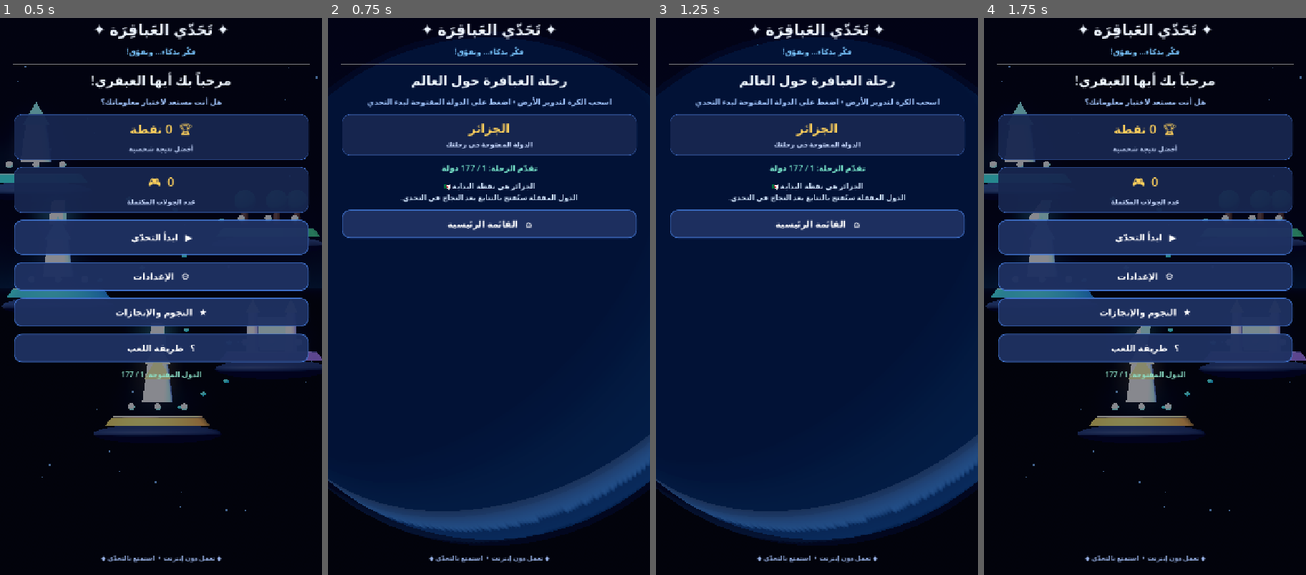
Above: before the commit, frames 1-4 (left to right).
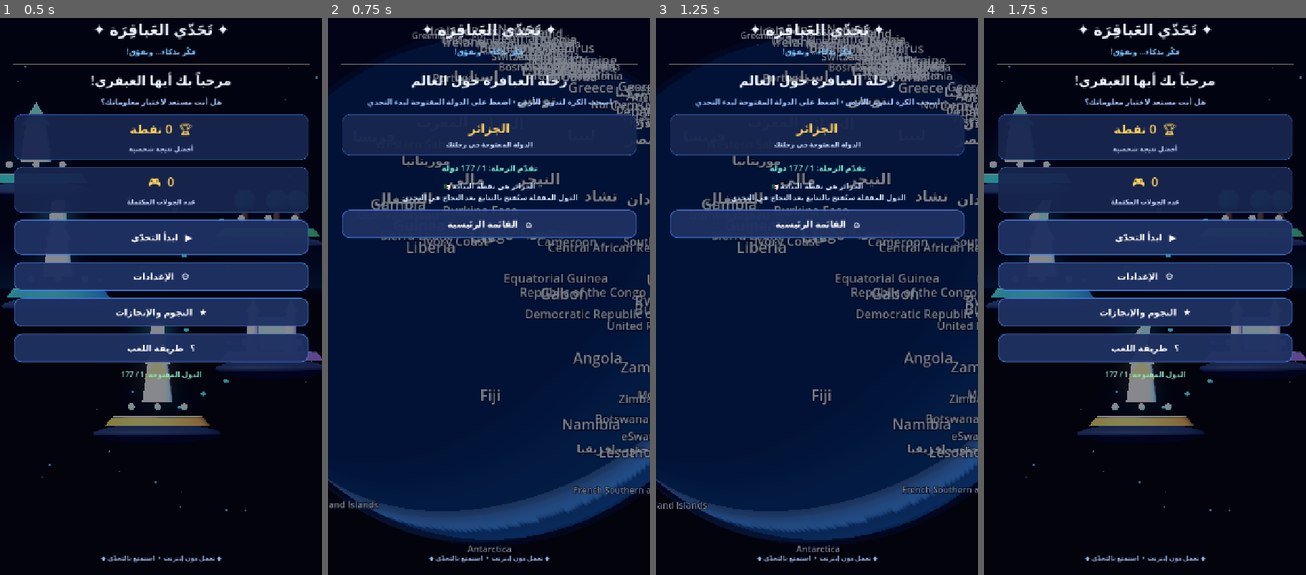
Above: after the commit, the same moments.

Repository: mahdialloui01-art/challenge-
Game: Godot game, scene res://scenes/main.tscn
Two runs of this game, one before a commit and one after it. Both use one fixed random seed, a clock stepped at 60 frames per second and the inputs below.
Inputs:
- Up to frame 1 (0.5 s): no input
- Up to frame 2 (0.75 s): click "▶ ابدأ التحدّي" at 0.5 s
- Up to frame 3 (1.25 s): no input
- Up to frame 4 (1.75 s): click "⌂ القائمة الرئيسية" at 1.25 s

Frame 1 is identical in both runs. In frame 2, 8.1% of the frame differs, in the area x 0-100%, y 1-96%; in frame 3, 8.0%; in frame 4, nothing differs.

Commit message:
Add geographic country labels to 3D globe

Diff:
--- a/scripts/world_globe.gd
+++ b/scripts/world_globe.gd
@@ -26,6 +26,7 @@
 var pointer_moved := false
 var rotation_velocity := Vector2.ZERO
 var globe_mesh: MeshInstance3D
+var country_labels: Array[Label3D] = []
 
 func _ready() -> void:
     set_process_input(true)
@@ -83,6 +84,7 @@
 
     _load_country_geometry()
     _append_remaining_countries()
+    _create_country_labels()
 
     var light := OmniLight3D.new()
     light.position = Vector3(-4.0, 4.0, 6.0)
@@ -109,6 +111,65 @@
             continue
         features_by_code[code] = feature
         # The satellite texture carries the country outlines. GeoJSON is kept for accurate selection.
+
+
+func _create_country_labels() -> void:
+    # Geographic label anchors are derived from each country's offline GeoJSON bounds.
+    for code in country_route:
+        if not features_by_code.has(code):
+            continue
+        var feature: Dictionary = features_by_code[code]
+        var geometry: Array = feature.get("g", [])
+        var min_lon := 180.0
+        var max_lon := -180.0
+        var min_lat := 90.0
+        var max_lat := -90.0
+        var sample_count := 0
+        for polygon in geometry:
+            if polygon.is_empty():
+                continue
+            for ring in polygon:
+                for point in ring:
+                    if point.size() < 2:
+                        continue
+                    var lon := float(point[0])
+                    var lat := float(point[1])
+                    min_lon = minf(min_lon, lon)
+                    max_lon = maxf(max_lon, lon)
+                    min_lat = minf(min_lat, lat)
+                    max_lat = maxf(max_lat, lat)
+                    sample_count += 1
+        if sample_count == 0:
+            continue
+        var center_lon := wrapf((min_lon + max_lon) * 0.5, -180.0, 180.0)
+        var center_lat := (min_lat + max_lat) * 0.5
+        var label := Label3D.new()
+        label.name = "CountryLabel_" + code
+        label.text = get_country_name(code)
+        label.font_size = 34 if label.text.length() <= 7 else 27
+        label.pixel_size = 0.0038
+        label.billboard = BaseMaterial3D.BILLBOARD_ENABLED
+        label.no_depth_test = true
+        label.shaded = false
+        label.modulate = Color(0.94, 0.97, 1.0, 0.96)
+        label.outline_size = 9
+        label.outline_modulate = Color(0.015, 0.045, 0.10, 0.96)
+        label.position = _geo_to_sphere(center_lon, center_lat, GLOBE_RADIUS * 1.035)
+        label.horizontal_alignment = HORIZONTAL_ALIGNMENT_CENTER
+        label.vertical_alignment = VERTICAL_ALIGNMENT_CENTER
+        add_child(label)
+        country_labels.append(label)
+
+func _update_country_label_visibility() -> void:
+    var camera := get_viewport().get_camera_3d()
+    if camera == null:
+        return
+    var camera_local := global_transform.affine_inverse() * camera.global_position
+    for label in country_labels:
+        if not is_instance_valid(label):
+            continue
+        var normal := label.position.normalized()
+        label.visible = normal.dot(camera_local.normalized()) > 0.12
 
 func _create_earth_mesh(longitude_segments: int, latitude_segments: int, radius: float = GLOBE_RADIUS) -> ArrayMesh:
     var vertices := PackedVector3Array()
@@ -148,6 +209,7 @@
     return Vector3(cos(lat) * sin(lon), sin(lat), cos(lat) * cos(lon)) * radius
 
 func _process(delta: float) -> void:
+    _update_country_label_visibility()
     if not drag_active and rotation_velocity.length() > 0.001:
         rotate_y(rotation_velocity.x * delta)
         rotate_x(rotation_velocity.y * delta)
